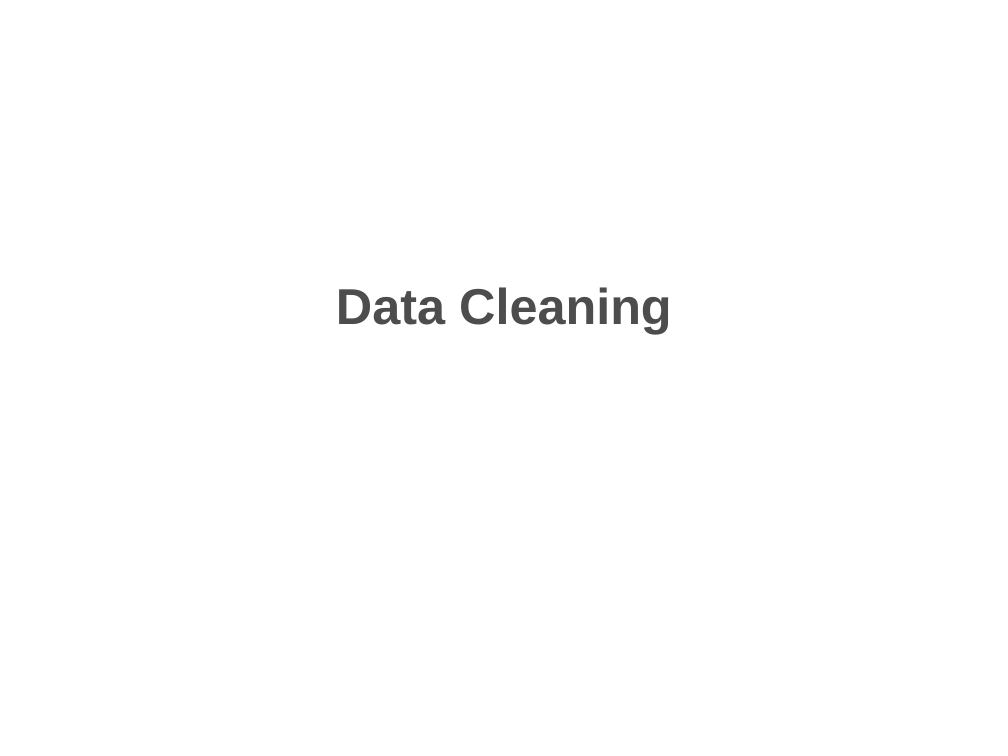
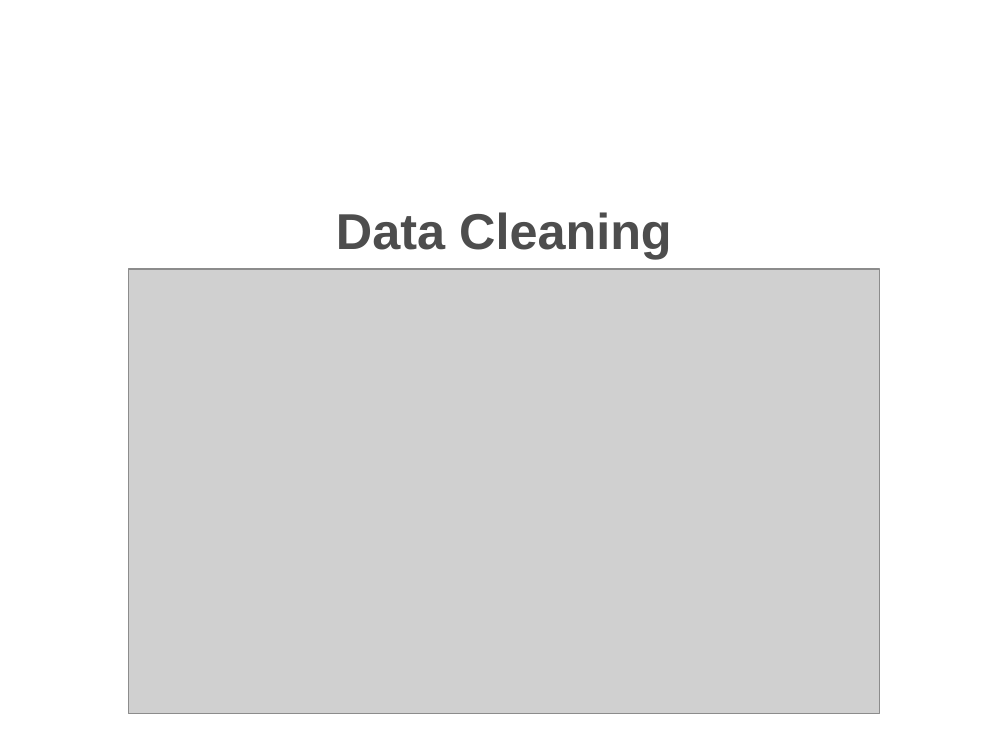
Before and after one commit to hrollin5/Project_4, a slide deck: slide 4 of traffic_violation.pptx. Drawn at 1008x756 pixels with LibreOffice and Linux fonts; fonts in the diff are those of the drawing; grey boxes stand for pictures; background and template pictures are left out. Boxes give left, top, right and bottom in pixels: in the first picture for what was removed or moved away, otherwise in the second. Text is boxed around its words. In the diff, an @@ line names an element or a change of style, - is before the commit and + after.

```diff
--- a/traffic_violation.pptx
+++ b/traffic_violation.pptx
@@ title "Data Cleaning": place and size @@
-title "Data Cleaning" at [336, 287, 672, 334]
+title "Data Cleaning" at [336, 212, 672, 258]
@@ picture added at [128, 269, 880, 714] @@
```
Also in this commit, not shown: 2 other slides changed, 1 slide added, 2 slides removed.
